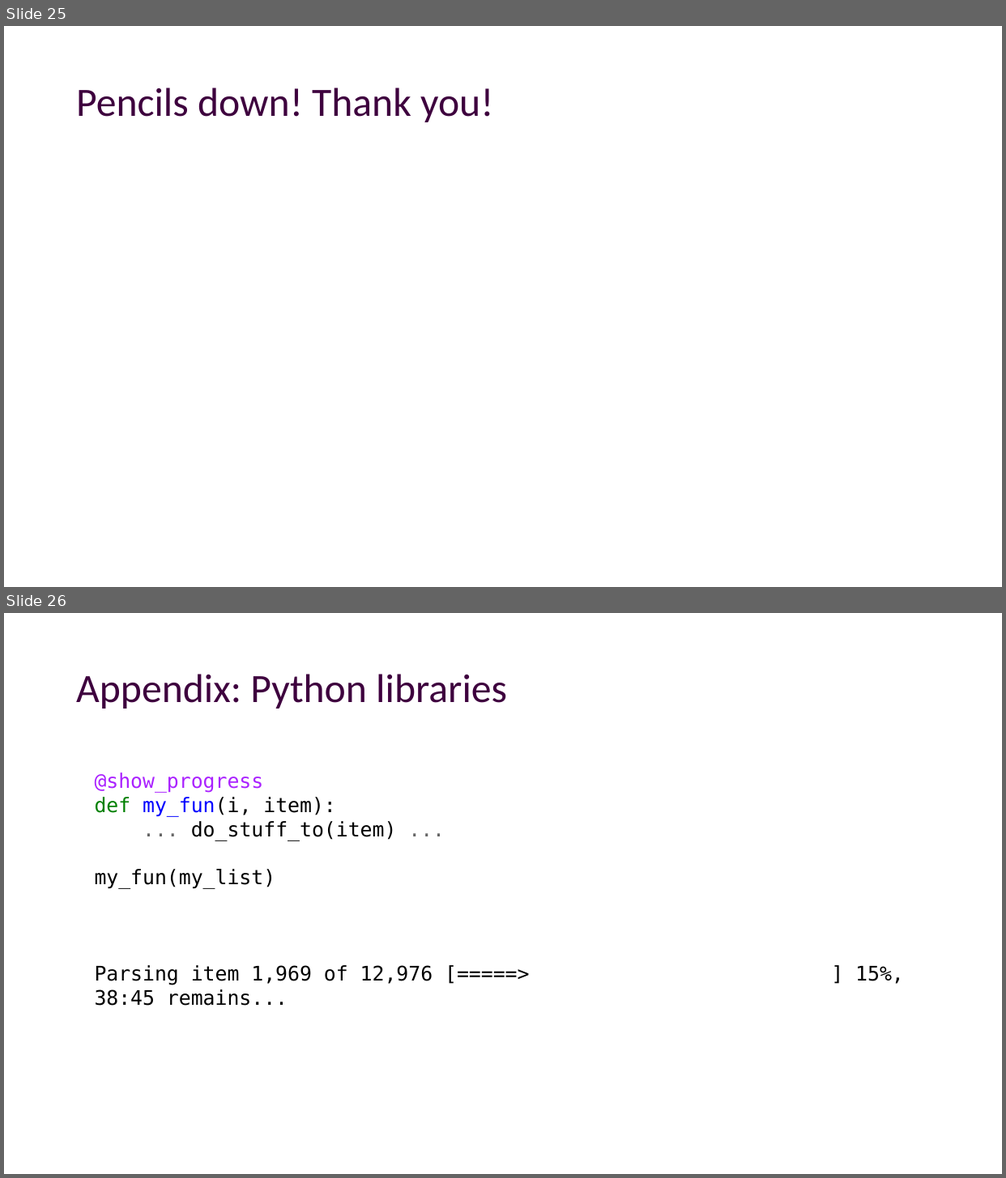
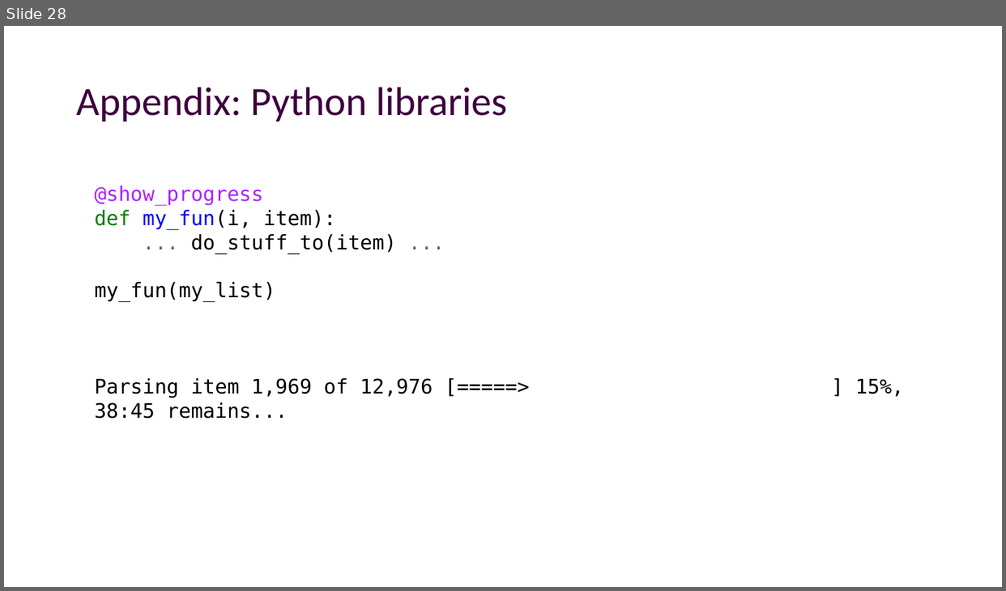
Before and after one commit to alexklapheke/essay, a slide deck: presentation/presentation.odp. Shown one above the other, each under a label of ours: slides 25 and 26 before the commit, slide 28 after it. The pictures are 1006x1178 and 1006x591 pixels, drawn with LibreOffice and Linux fonts; fonts in the diff are those of the drawing; background and template pictures are left out. Boxes give left, top, right and bottom in pixels: in the first picture for what was removed or moved away, otherwise in the second. Text is boxed around its words. In the diff, an @@ line names an element or a change of style, - is before the commit and + after.

```diff
--- a/presentation/presentation.odp
+++ b/presentation/presentation.odp
@@ slide 25 removed at bbox=[4, 26, 1002, 587], background picture (left out) @@
@@ text removed at bbox=[76, 88, 493, 122] @@
-Pencils down! Thank you!
@@ what was slide 26 is now slide 28 @@
```
Also in this commit, not shown: 15 slides changed, 3 slides added, 10 other files.
